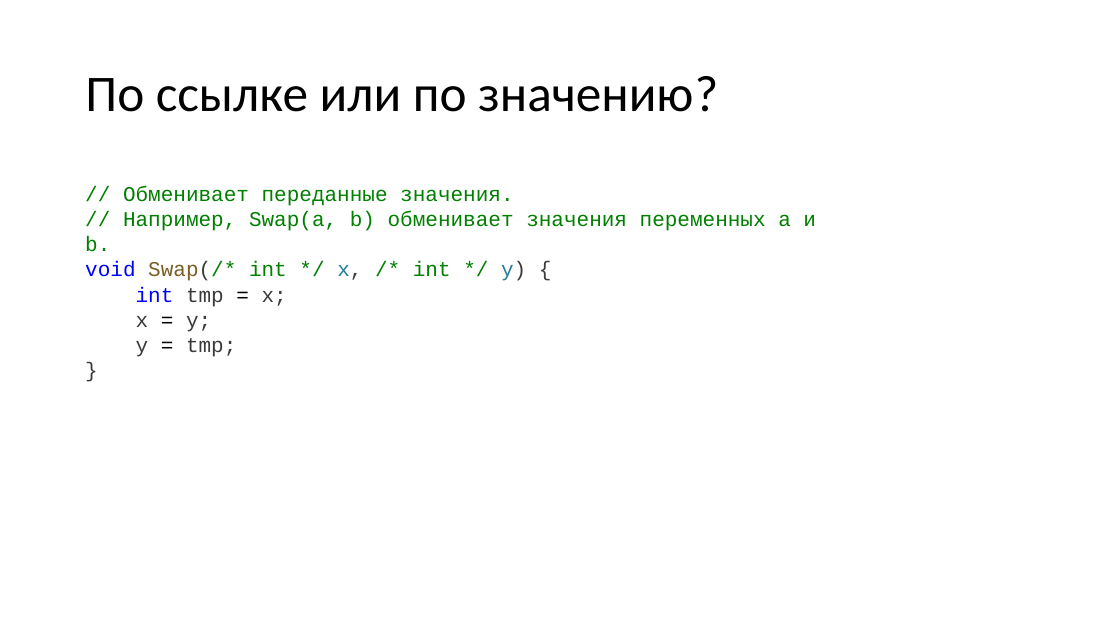
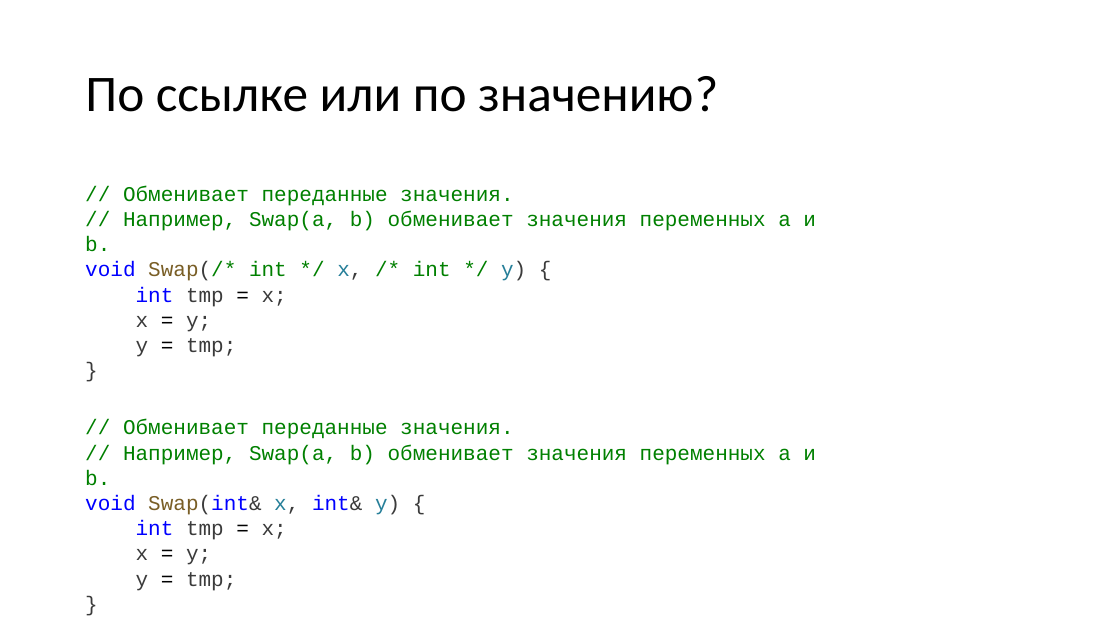
Before and after one commit to alexey-malov/oop, a slide deck: slide 115 of lectures/01/Синтаксис C++.pptx (slide 114 before the commit). Drawn at 1120x630 pixels with LibreOffice and Linux fonts; fonts in the diff are those of the drawing. Boxes give left, top, right and bottom in pixels: in the first picture for what was removed or moved away, otherwise in the second. Text is boxed around its words. In the diff, an @@ line names an element or a change of style, - is before the commit and + after.

```diff
--- a/lectures/01/Синтаксис C++.pptx
+++ b/lectures/01/Синтаксис C++.pptx
@@ text added at (x1=85, y1=420, x2=816, y2=591), 18 pt, text #008000 @@
+// Обменивает переданные значения.
+// Например, Swap(a, b) обменивает значения переменных a и b.
+void Swap(int& x, int& y) {
+int tmp = x;
+x = y;
+y = tmp;
+}
```
Also in this commit, not shown: 7 other slides changed, 1 slide added.
